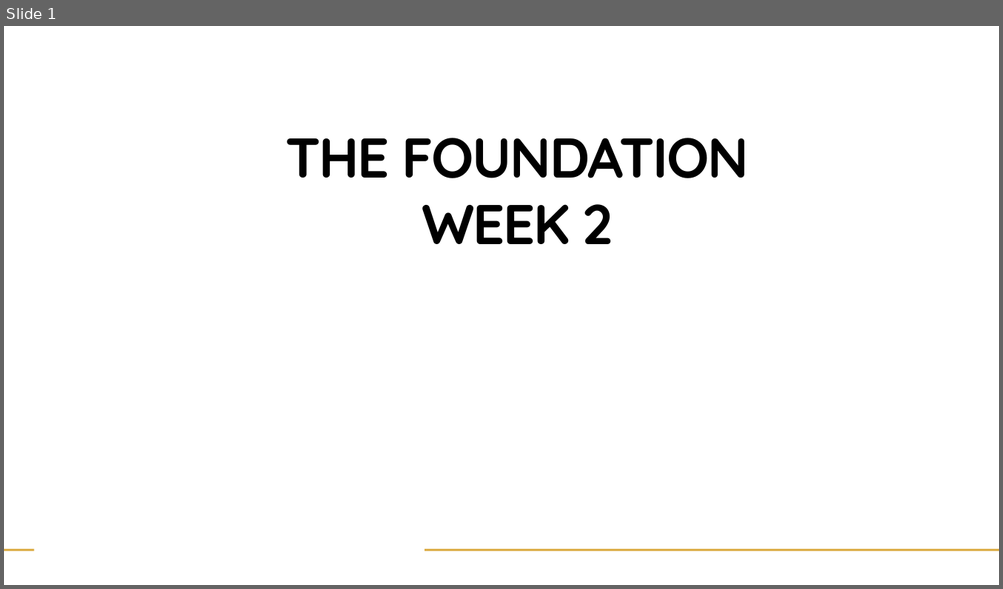
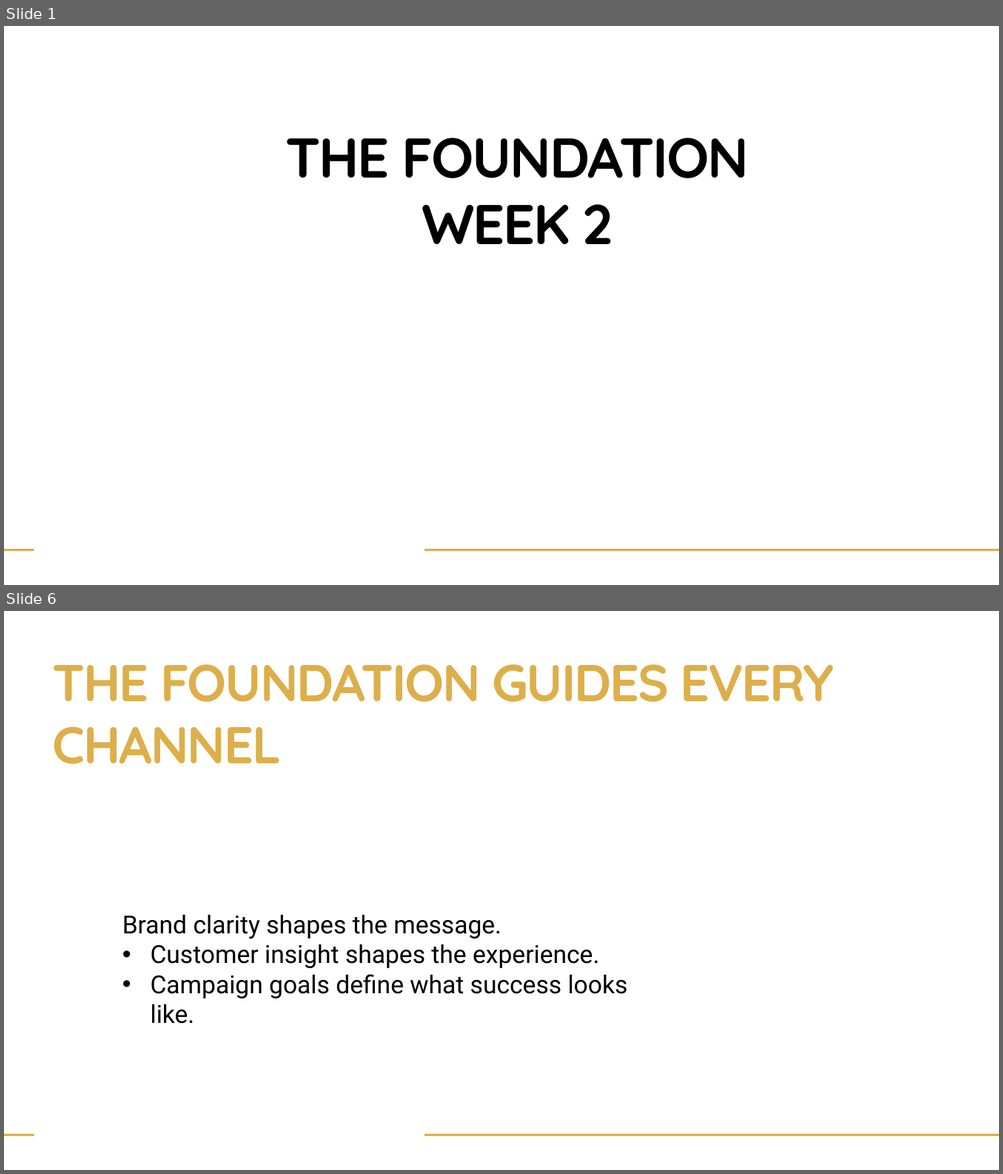
Before and after one commit to kindawilson/digitalmarketing, a slide deck: Week 2/The Foundation - Week 2.pptx. Shown one above the other, each under a label of ours: slide 1 before the commit, slides 1 and 6 after it; the slides between them are not shown. The pictures are 1003x589 and 1003x1174 pixels, drawn with LibreOffice and Linux fonts; fonts in the diff are those of the drawing; background and template pictures are left out. Boxes give left, top, right and bottom in pixels: in the first picture for what was removed or moved away, otherwise in the second. Text is boxed around its words. In the diff, an @@ line names an element or a change of style, - is before the commit and + after.

```diff
--- a/Week 2/The Foundation - Week 2.pptx
+++ b/Week 2/The Foundation - Week 2.pptx
@@ slide 6 added at (4,611,999,1170), background #FFFFFF @@
@@ text added at (53,664,834,764), 50 pt, text #DDAF4B, bold @@
+THE FOUNDATION GUIDES EVERY CHANNEL
@@ text added at (122,914,628,999), 24 pt, text #000000 @@
+Brand clarity shapes the message.
+• Customer insight shapes the experience.
+• Campaign goals define what success looks like.
@@ line added from (4, 1136) to (34, 1136), #DDAF4C 2.25 pt @@
@@ line added from (425, 1136) to (999, 1136), #DDAF4C 2.25 pt @@
```
Also in this commit, not shown: 15 slides changed, 1 other slide added, 2 slides removed, 1 other file.
